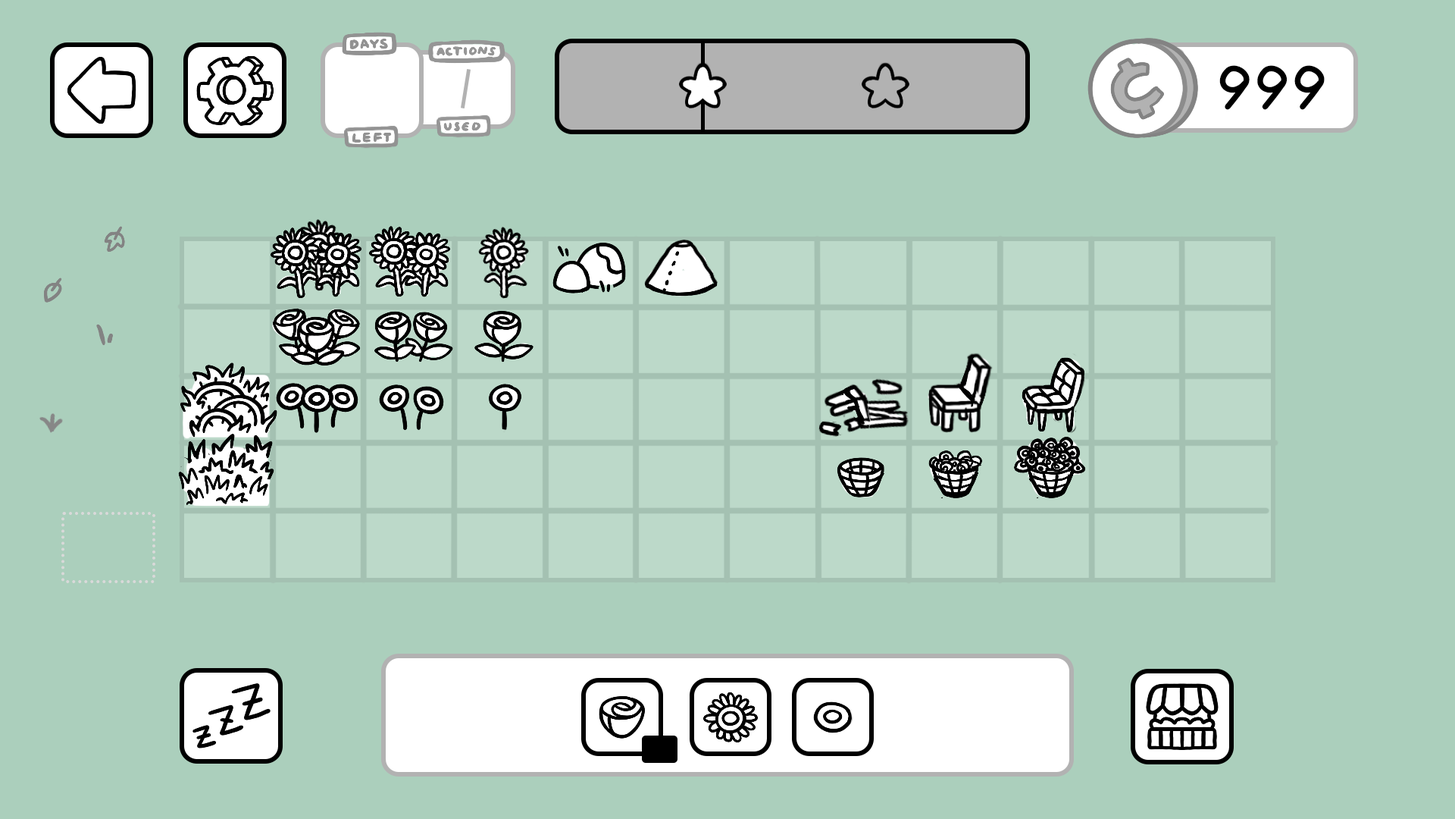
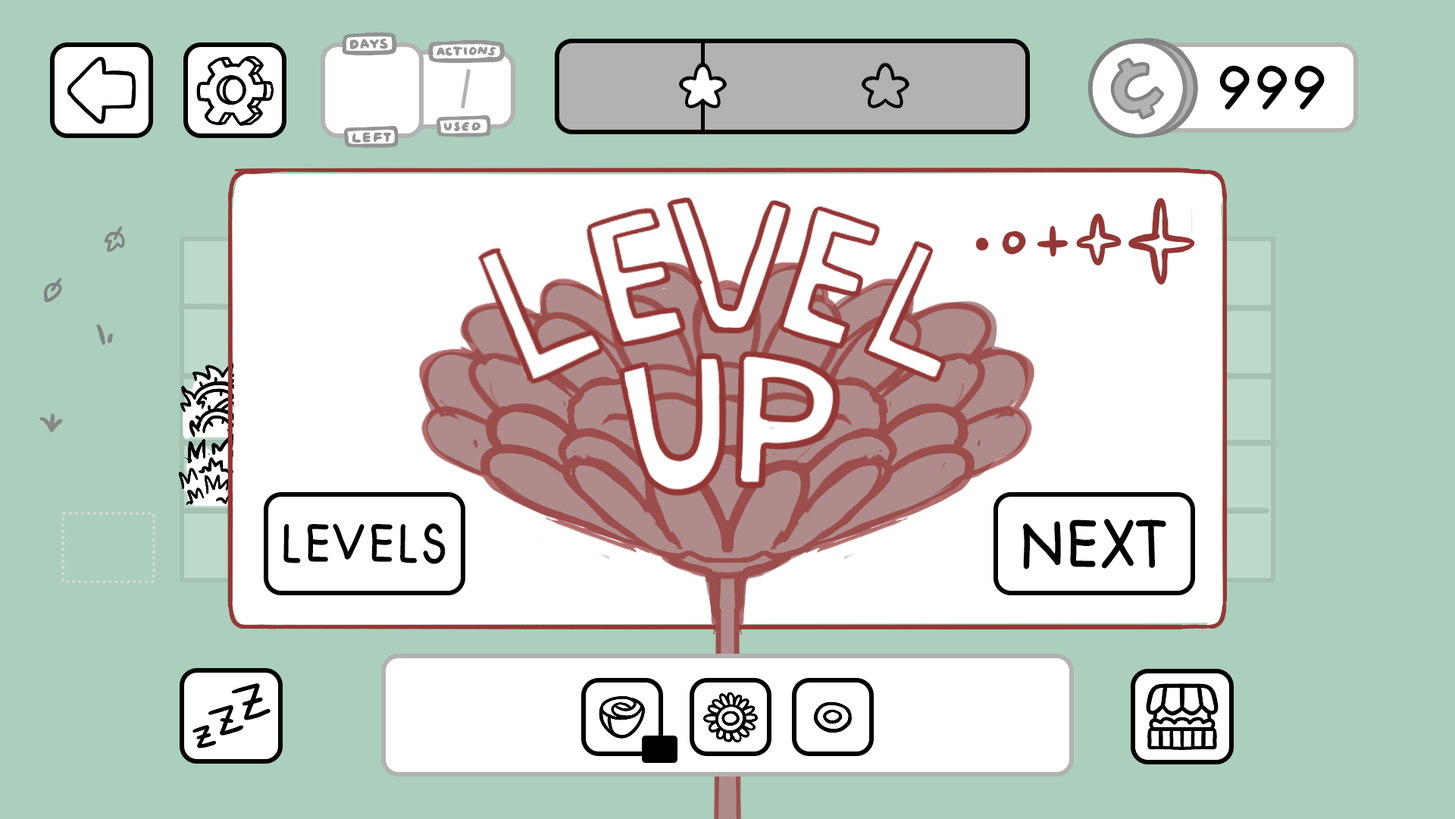
Layers edited between the first and the second 1455x819 image:
renamed "LevelUpScreen" to "WinScreen", showed the group it (26 layers) over bbox(227, 167, 1228, 819)
showed group "sparkles" (8 layers) over bbox(548, 307, 636, 339)
